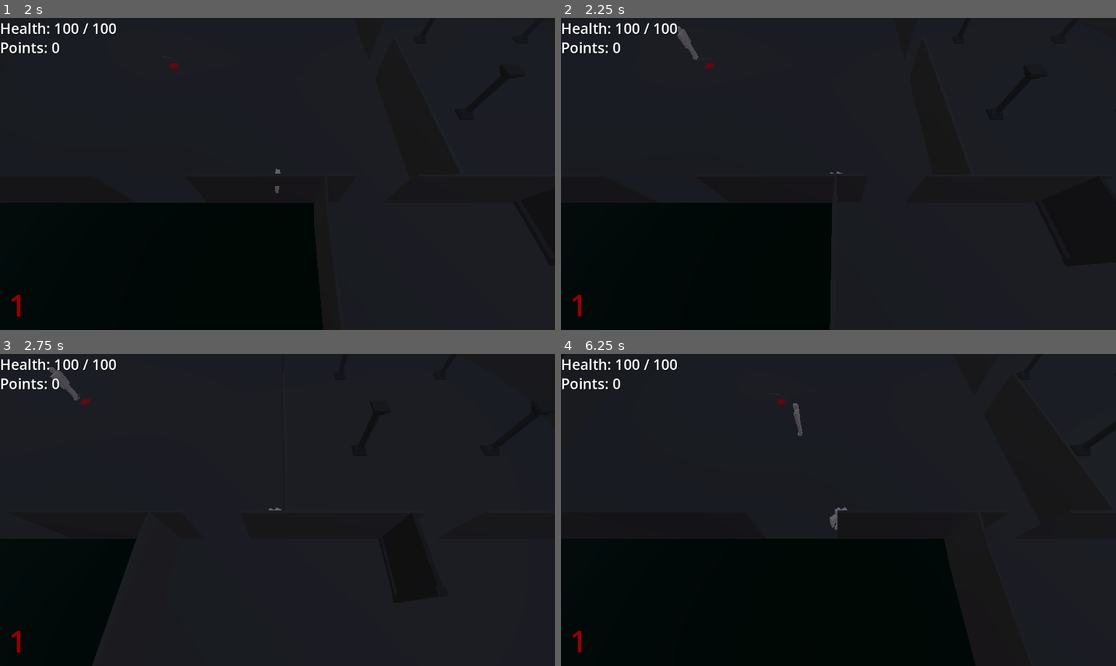
Above: before the commit, frames 1-4 (two rows, left to right).
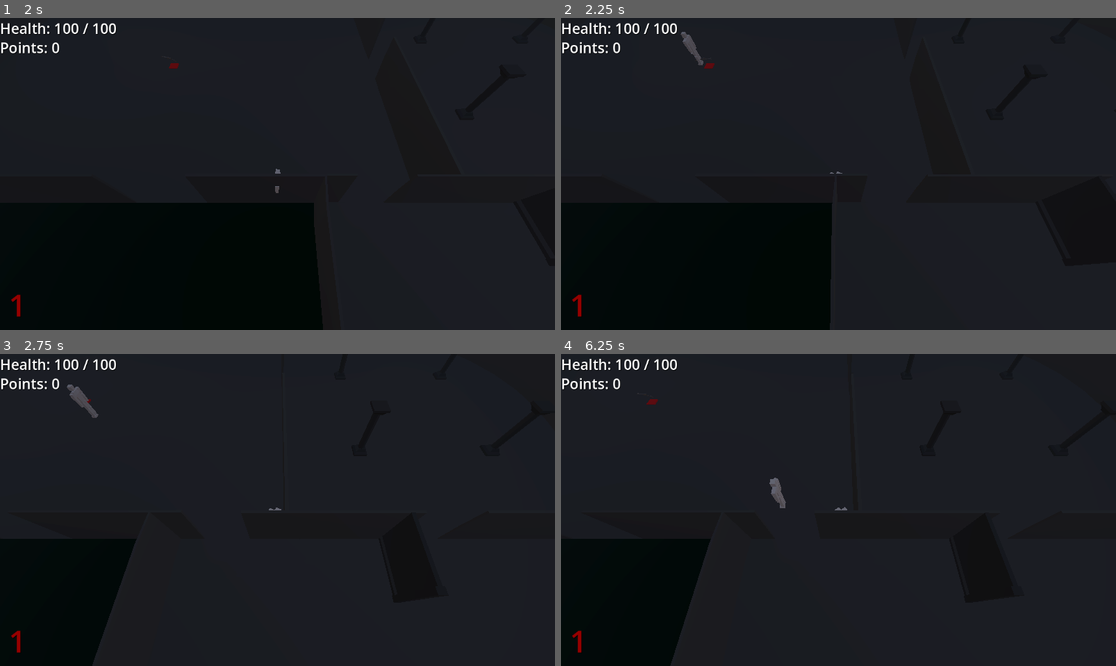
Above: after the commit, the same moments.

Repository: DunceHammer/outlaw-city-reborn-squared
Game: Godot game, scene res://Maps/NightOfTheUndead/MAP_NightOfTheUndead.tscn
Same seed, same stepped clock (60 frames per second), same inputs: the game is played once before the commit and once after it.
Inputs (mouse positions are in pixels of both pictures, inside the frame that each line leads up to):
- Up to frame 1 (2 s): tap Enter at 0.5 s; move the mouse to (399, 158) at 0.52 s; hold D 0.53-1.28 s; hold E 0.53-1.28 s; click (399, 158) at 0.67 s; move the mouse to (166, 189) at 1.27 s; hold S from 1.28 s (still down); tap E at 1.35 s
- Up to frame 2 (2.25 s): tap Space at 2 s; move the mouse to (894, 105) at 2.02 s; release S at 2.03 s; hold D from 2.03 s (still down); hold E from 2.03 s (still down)
- Up to frame 3 (2.75 s): keep holding D; keep holding E
- Up to frame 4 (6.25 s): move the mouse to (810, 572) at 2.77 s; release D at 2.78 s; release E at 2.78 s; hold W 2.78-3.53 s; tap E at 2.85, 4.35, 5.85 s; click (810, 572) at 2.92 s; move the mouse to (1005, 556) at 3.52 s; hold E 3.53-4.28 s; hold A 3.53-5.03 s; move the mouse to (672, 463) at 4.27 s; move the mouse to (866, 510) at 5.02 s; hold S 5.03-5.78 s; hold E 5.03-5.78 s; click (866, 510) at 5.17 s; move the mouse to (755, 432) at 5.77 s; hold D from 5.78 s (still down)

Frame 1 is identical in both runs. In frame 2, 0.1% of the frame differs, in the area x 20-26%, y 2-16%; in frame 3, 0.3%; in frame 4, 20%, in the area x 13-75%, y 12-100%.

Commit message:
Changed enemy health, added last round enemy speed up, Signal is now child_order changed, enemy_speed now a var instead of const

Diff:
--- a/Maps/NightOfTheUndead/Enemies.gd
+++ b/Maps/NightOfTheUndead/Enemies.gd
@@ -31,16 +31,19 @@
 	if (enemies_spawned < max_enemies):
 		var enemy = ENEMY.instantiate()
 		enemy.position = Vector3(randi_range(-23, 21), -0.256, randi_range(-15,15))
+		enemies_spawned += 1
 		self.add_child(enemy)
-		enemies_spawned += 1
-
-
-func _on_child_exiting_tree(node):
-	if (self.get_child_count() == 1 && enemies_spawned == max_enemies):
-		round_cooldown.emit()
-		round_cooldown_timer.start()
 
 
 func _on_round_cooldown_timer_timeout():
 	start_new_round()
 	round_increased.emit(current_round)
+
+
+func _on_child_order_changed():
+	if (enemies_spawned == max_enemies):
+		if (self.get_child_count() == 0):
+			round_cooldown.emit()
+			round_cooldown_timer.start()
+		elif (self.get_child_count() == 1):
+			self.get_child(0).enemy_speed = 10
--- a/Maps/NightOfTheUndead/MAP_NightOfTheUndead.tscn
+++ b/Maps/NightOfTheUndead/MAP_NightOfTheUndead.tscn
@@ -150,7 +150,7 @@
 [node name="RoundCooldownTimer" type="Timer" parent="."]
 wait_time = 3.0
 
-[connection signal="child_exiting_tree" from="Enemies" to="Enemies" method="_on_child_exiting_tree"]
+[connection signal="child_order_changed" from="Enemies" to="Enemies" method="_on_child_order_changed"]
 [connection signal="round_cooldown" from="Enemies" to="UI_DevelopmentHud" method="_on_enemies_round_cooldown"]
 [connection signal="round_increased" from="Enemies" to="UI_DevelopmentHud" method="_on_enemies_round_increased"]
 [connection signal="timeout" from="EnemySpawnTimer" to="Enemies" method="_on_enemy_spawn_timer_timeout"]
--- a/Prefabs/TrainingDummy/TrainingDummy.gd
+++ b/Prefabs/TrainingDummy/TrainingDummy.gd
@@ -1,13 +1,16 @@
 extends CharacterBody3D
 
+
 const PLAYER_PATH = "../../PlayerCharacter"
-const ENEMY_SPEED = 3
 const ENEMY_ATTACK_WAIT_TIME = 2
 const ENEMY_DAMAGE = 25
 
+
+var enemy_speed = 1
 var player
 var animation
 var is_colliding_with_player = false
+
 
 func _ready():
 	$HealthComponent.died.connect(_on_died,0)
@@ -16,7 +19,7 @@
 func _physics_process(delta):
 	player = get_node(PLAYER_PATH)
 	var enemy_direction = (player.position - self.position).normalized()
-	velocity = enemy_direction * ENEMY_SPEED
+	velocity = enemy_direction * enemy_speed
 	move_and_slide()
 
 
--- a/Prefabs/TrainingDummy/TrainingDummy.tscn
+++ b/Prefabs/TrainingDummy/TrainingDummy.tscn
@@ -15,6 +15,7 @@
 
 [node name="HealthComponent" type="Node" parent="."]
 script = ExtResource("1_afo0c")
+health = 25
 
 [node name="SK_BaseHuman_Anims" parent="." instance=ExtResource("1_0fgfa")]
 
